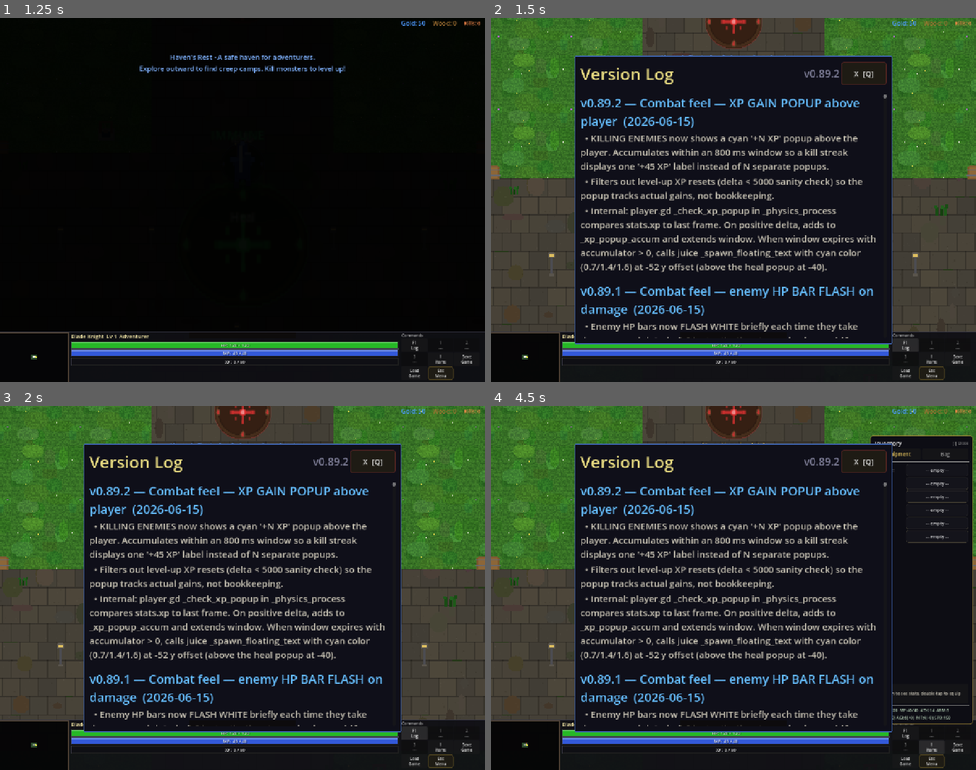
Above: before the commit, frames 1-4 (two rows, left to right).
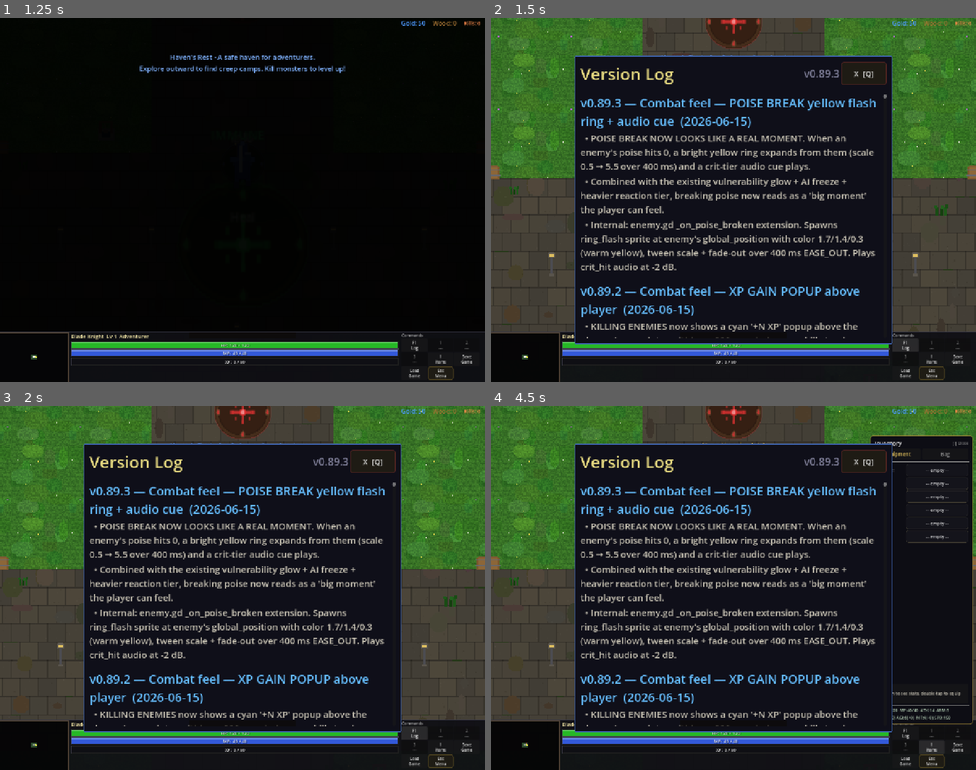
Above: after the commit, the same moments.

Repository: slxny/legends-open-rpg
Game: Godot game, scene res://scenes/main.tscn
Two runs of this game, one before a commit and one after it. Both use one fixed random seed, a clock stepped at 60 frames per second and the inputs below.
Inputs (mouse positions are in pixels of both pictures, inside the frame that each line leads up to):
- Up to frame 1 (1.25 s): tap Enter at 0.5 s; move the mouse to (218, 272) at 0.52 s; hold W (move_up) from 0.53 s (still down); hold Q (ability_1) from 0.53 s (still down); click (218, 272) at 0.67 s
- Up to frame 2 (1.5 s): release W (move_up) at 1.25 s; release Q (ability_1) at 1.25 s; click "F1 Log" at 1.25 s
- Up to frame 3 (2 s): no input
- Up to frame 4 (4.5 s): click "1 ---" at 2 s; click "2 ---" at 2.75 s; click "3 ---" at 3.5 s; click "I Items" at 4.25 s

Frame 1 is identical in both runs. In frame 2, 8.8% of the frame differs, in the area x 18-80%, y 15-88%; in frame 3, 8.8%; in frame 4, 8.8%.

Commit message:
v0.89.3: Combat feel — POISE BREAK yellow flash ring
When an enemy's poise hits 0, bright yellow ring expands from them
(scale 0.5 → 5.5 over 400ms) and crit-tier audio plays.

Combined with vulnerability glow + AI freeze + heavier reaction tier,
breaking poise now reads as a real moment.

- enemy.gd _on_poise_broken extension after the freeze_target call:
  Creates Sprite2D using ring_flash texture at global_position.
  modulate Color(1.7, 1.4, 0.3, 0.95) — warm yellow.
  Tween: scale 0.5 → 5.5 over 0.4s EASE_OUT, alpha 0.95 → 0 over
  0.45s EASE_IN, queue_free.
  AudioManager.play_sfx('crit_hit', -2.0) for audio punctuation.

Headless: smoke all PASS, parse clean.

Co-Authored-By: Claude Opus 4.7 (1M context) <noreply@anthropic.com>

Diff:
--- a/scenes/enemies/enemy.gd
+++ b/scenes/enemies/enemy.gd
@@ -3983,6 +3983,27 @@
 		_attack_timer = attack_cooldown
 	if HitStopController != null and vulnerability_ms > 0:
 		HitStopController.freeze_target(self, vulnerability_ms, 1)  # VICTIM
+	# Phase 6.x — POISE BREAK VISUAL: yellow flash ring + BREAK! pop above
+	# the enemy so the player sees the satisfying moment clearly.
+	var ring_tex = SpriteGenerator.get_texture("ring_flash")
+	if ring_tex != null:
+		var ring := Sprite2D.new()
+		ring.texture = ring_tex
+		ring.texture_filter = CanvasItem.TEXTURE_FILTER_NEAREST
+		ring.global_position = global_position
+		ring.modulate = Color(1.7, 1.4, 0.3, 0.95)
+		ring.scale = Vector2(0.5, 0.5)
+		ring.z_index = 5
+		_get_world_node().add_child(ring)
+		var t: Tween = ring.create_tween()
+		t.set_parallel(true)
+		t.tween_property(ring, "scale", Vector2(5.5, 5.5), 0.4).set_trans(Tween.TRANS_QUAD).set_ease(Tween.EASE_OUT)
+		t.tween_property(ring, "modulate:a", 0.0, 0.45).set_trans(Tween.TRANS_QUAD).set_ease(Tween.EASE_IN)
+		t.set_parallel(false)
+		t.tween_callback(ring.queue_free)
+	# Quick audio cue at peak.
+	if AudioManager != null and AudioManager.has_method("play_sfx"):
+		AudioManager.play_sfx("crit_hit", -2.0)
 	# Strong visual: instant deeper recoil pose via the reaction component.
 	# We synthesize a reaction with no incoming force (already frozen) but
 	# strong visual tier by temporarily swapping the profile to ELITE for
--- a/scenes/ui/changelog_dialog.gd
+++ b/scenes/ui/changelog_dialog.gd
@@ -9,9 +9,19 @@
 var _is_visible: bool = false
 var _is_mobile: bool = false
 
-const GAME_VERSION := "v0.89.2"
+const GAME_VERSION := "v0.89.3"
 
 const CHANGELOG: Array[Dictionary] = [
+	{
+		"version": "v0.89.3",
+		"title": "Combat feel — POISE BREAK yellow flash ring + audio cue",
+		"date": "2026-06-15",
+		"entries": [
+			"POISE BREAK NOW LOOKS LIKE A REAL MOMENT. When an enemy's poise hits 0, a bright yellow ring expands from them (scale 0.5 → 5.5 over 400 ms) and a crit-tier audio cue plays.",
+			"Combined with the existing vulnerability glow + AI freeze + heavier reaction tier, breaking poise now reads as a 'big moment' the player can feel.",
+			"Internal: enemy.gd _on_poise_broken extension. Spawns ring_flash sprite at enemy's global_position with color 1.7/1.4/0.3 (warm yellow), tween scale + fade-out over 400 ms EASE_OUT. Plays crit_hit audio at -2 dB.",
+		]
+	},
 	{
 		"version": "v0.89.2",
 		"title": "Combat feel — XP GAIN POPUP above player",
